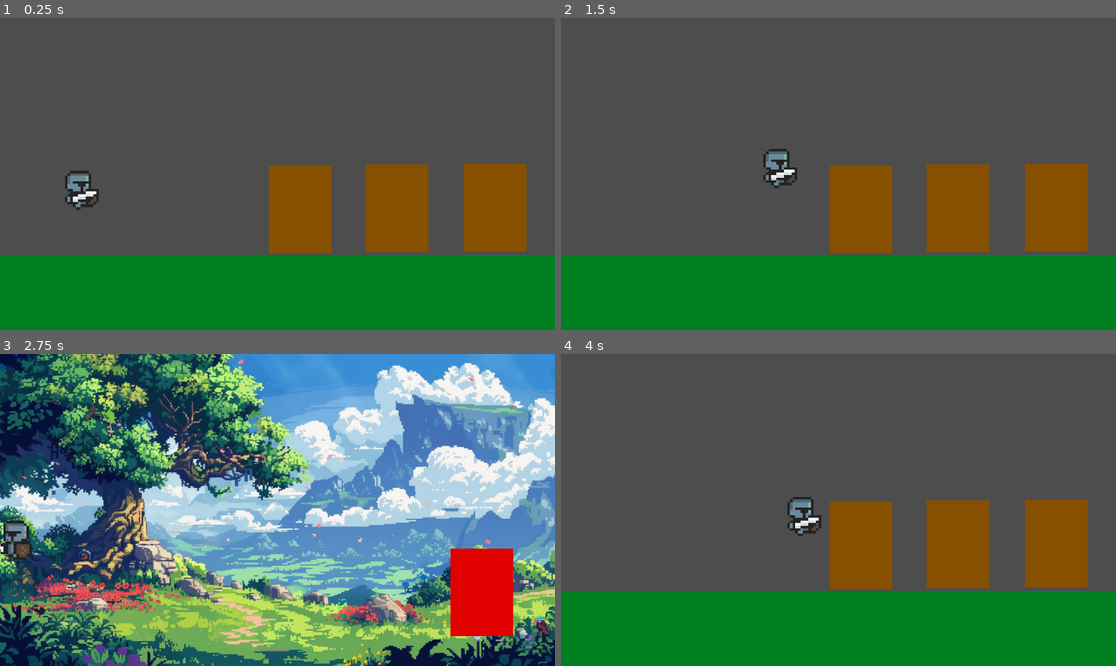
Above: before the commit, frames 1-4 (two rows, left to right).
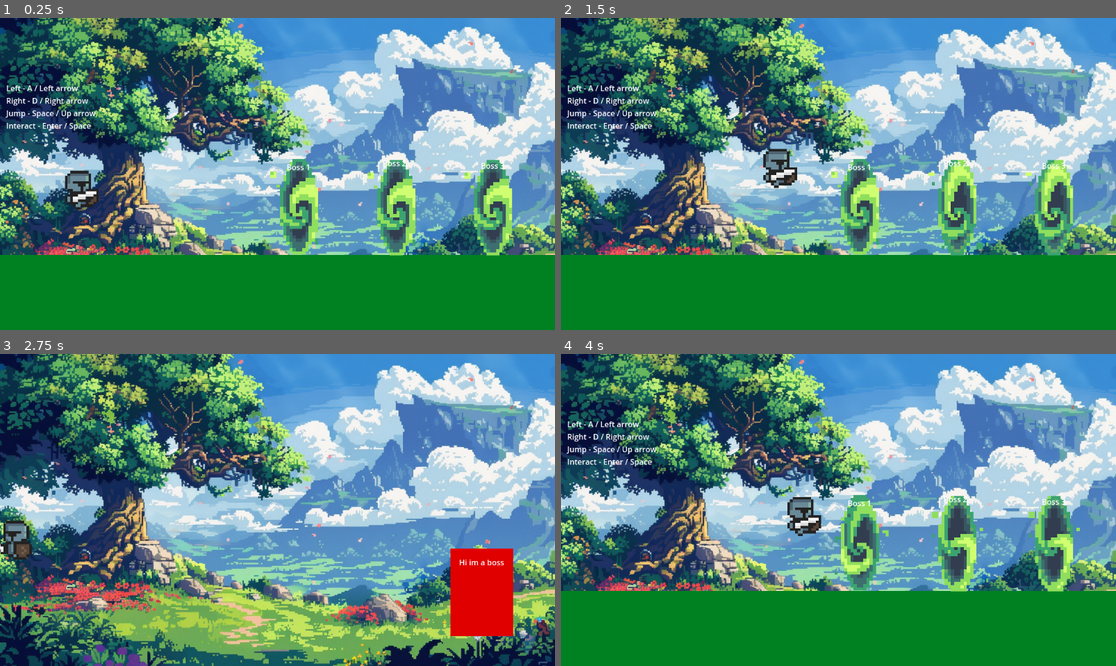
Above: after the commit, the same moments.

Repository: Sam-Gaudet/GameDevProject
Game: Godot game, scene res://Scenes/SamScenesAndScripts/hub.tscn
Same seed, same stepped clock (60 frames per second), same inputs: the game is played once before the commit and once after it. This scene is started directly instead of the project's main scene.
Inputs:
- Up to frame 1 (0.25 s): no input
- Up to frame 2 (1.5 s): tap Enter (ui_accept) at 0.5, 1.35 s; hold Enter (ui_accept) 0.53-1.28 s; hold D (move_right) from 0.53 s (still down); tap Space (jump) at 0.77 s
- Up to frame 3 (2.75 s): tap Space (jump) at 1.52 s; release D (move_right) at 2.03 s; hold A (move_left) from 2.03 s (still down); hold Enter (ui_accept) from 2.03 s (still down)
- Up to frame 4 (4 s): release A (move_left) at 2.78 s; release Enter (ui_accept) at 2.78 s; hold D (move_right) from 2.78 s (still down); tap Enter (ui_accept) at 2.85 s; tap Space (jump) at 3.02, 3.77 s; hold Enter (ui_accept) from 3.53 s (still down)

The runs differ from the first frame. In frame 1, 75% of the frame differs, in the area x 0-100%, y 0-77%; in frame 2, 75%; in frame 3, less than 0.1%; in frame 4, 75%.

Commit message:
Added controls and portals

Diff:
--- a/game-dev-project/Scenes/SamScenesAndScripts/hub.gd
+++ b/game-dev-project/Scenes/SamScenesAndScripts/hub.gd
@@ -4,6 +4,17 @@
 var player_in_door_1 : bool = false
 var player_in_door_2 : bool = false
 var player_in_door_3 : bool = false
+
+# Portal references
+@onready var portal1_anim = $Door1/TestPortal
+@onready var portal2_anim = $Door2/TestPortal
+@onready var portal3_anim = $Door3/TestPortal
+
+func _ready():
+	# Start all portal animations when the scene loads
+	portal1_anim.play("portal")
+	portal2_anim.play("portal")
+	portal3_anim.play("portal")
 
 # Main menu -------------------------------------------
 func _on_main_menu_body_entered(body: Node2D) -> void:
--- a/game-dev-project/Scenes/SamScenesAndScripts/hub.tscn
+++ b/game-dev-project/Scenes/SamScenesAndScripts/hub.tscn
@@ -1,8 +1,10 @@
-[gd_scene load_steps=9 format=3 uid="uid://dkj8ofhjk827m"]
-
-[ext_resource type="Script" path="res://Scenes/SamScenesAndScripts/hub.gd" id="1_bhjrh"]
+[gd_scene load_steps=18 format=3 uid="uid://dkj8ofhjk827m"]
+
+[ext_resource type="Script" uid="uid://ca2xbuqxro322" path="res://Scenes/SamScenesAndScripts/hub.gd" id="1_bhjrh"]
 [ext_resource type="Texture2D" uid="uid://cnig4cnlesawh" path="res://Assets/SamAssets/Placeholder1.png" id="1_ypb1b"]
 [ext_resource type="PackedScene" uid="uid://du5i5alatbswb" path="res://Scenes/SamScenesAndScripts/playerplatformer.tscn" id="2_bhjrh"]
+[ext_resource type="Texture2D" uid="uid://cqaaybjkc8368" path="res://Assets/SamAssets/bg_5.png" id="2_xakg3"]
+[ext_resource type="Texture2D" uid="uid://13xpsaboxi18" path="res://Assets/SamAssets/Dimensional_Portal.png" id="4_cxyaf"]
 
 [sub_resource type="RectangleShape2D" id="RectangleShape2D_aj2dl"]
 size = Vector2(1168, 180)
@@ -19,8 +21,63 @@
 [sub_resource type="RectangleShape2D" id="RectangleShape2D_o5gap"]
 size = Vector2(178, 198.25)
 
+[sub_resource type="AtlasTexture" id="AtlasTexture_dmd4q"]
+atlas = ExtResource("4_cxyaf")
+region = Rect2(0, 0, 32, 32)
+
+[sub_resource type="AtlasTexture" id="AtlasTexture_o5gap"]
+atlas = ExtResource("4_cxyaf")
+region = Rect2(32, 0, 32, 32)
+
+[sub_resource type="AtlasTexture" id="AtlasTexture_md1j0"]
+atlas = ExtResource("4_cxyaf")
+region = Rect2(64, 0, 32, 32)
+
+[sub_resource type="AtlasTexture" id="AtlasTexture_dwfiy"]
+atlas = ExtResource("4_cxyaf")
+region = Rect2(0, 32, 32, 32)
+
+[sub_resource type="AtlasTexture" id="AtlasTexture_2g51e"]
+atlas = ExtResource("4_cxyaf")
+region = Rect2(32, 32, 32, 32)
+
+[sub_resource type="AtlasTexture" id="AtlasTexture_g6csd"]
+atlas = ExtResource("4_cxyaf")
+region = Rect2(64, 32, 32, 32)
+
+[sub_resource type="SpriteFrames" id="SpriteFrames_pnljh"]
+animations = [{
+"frames": [{
+"duration": 1.0,
+"texture": SubResource("AtlasTexture_dmd4q")
+}, {
+"duration": 1.0,
+"texture": SubResource("AtlasTexture_o5gap")
+}, {
+"duration": 1.0,
+"texture": SubResource("AtlasTexture_md1j0")
+}, {
+"duration": 1.0,
+"texture": SubResource("AtlasTexture_dwfiy")
+}, {
+"duration": 1.0,
+"texture": SubResource("AtlasTexture_2g51e")
+}, {
+"duration": 1.0,
+"texture": SubResource("AtlasTexture_g6csd")
+}],
+"loop": true,
+"name": &"portal",
+"speed": 5.0
+}]
+
 [node name="Hub" type="Node2D"]
 script = ExtResource("1_bhjrh")
+
+[node name="Sprite2D" type="Sprite2D" parent="."]
+position = Vector2(590, 319)
+scale = Vector2(0.823529, 0.823529)
+texture = ExtResource("2_xakg3")
 
 [node name="Floor" type="StaticBody2D" parent="."]
 collision_layer = 4
@@ -57,11 +114,27 @@
 shape = SubResource("RectangleShape2D_o5gap")
 
 [node name="Door1Sprite" type="Sprite2D" parent="Door1"]
+visible = false
 modulate = Color(0.528003, 0.31351, 9.62615e-08, 1)
 position = Vector2(623.25, 397.87)
 scale = Vector2(0.800614, 0.800614)
 texture = ExtResource("1_ypb1b")
 
+[node name="TestPortal" type="AnimatedSprite2D" parent="Door1"]
+texture_filter = 1
+position = Vector2(614, 392)
+scale = Vector2(6.61719, 6.61719)
+sprite_frames = SubResource("SpriteFrames_pnljh")
+animation = &"portal"
+frame_progress = 0.267573
+
+[node name="Boss" type="Label" parent="Door1"]
+offset_left = 595.0
+offset_top = 298.0
+offset_right = 645.0
+offset_bottom = 321.0
+text = "Boss 1"
+
 [node name="Door2" type="Area2D" parent="."]
 position = Vector2(187, -6)
 collision_layer = 2
@@ -71,11 +144,27 @@
 shape = SubResource("RectangleShape2D_o5gap")
 
 [node name="Door2Sprite" type="Sprite2D" parent="Door2"]
+visible = false
 modulate = Color(0.528003, 0.31351, 9.62615e-08, 1)
 position = Vector2(637.25, 400.87)
 scale = Vector2(0.800614, 0.800614)
 texture = ExtResource("1_ypb1b")
 
+[node name="TestPortal" type="AnimatedSprite2D" parent="Door2"]
+texture_filter = 1
+position = Vector2(629, 400)
+scale = Vector2(6.61719, 6.61719)
+sprite_frames = SubResource("SpriteFrames_pnljh")
+animation = &"portal"
+frame_progress = 0.548532
+
+[node name="Boss" type="Label" parent="Door2"]
+offset_left = 607.0
+offset_top = 296.0
+offset_right = 657.0
+offset_bottom = 319.0
+text = "Boss 2"
+
 [node name="Door3" type="Area2D" parent="."]
 position = Vector2(374, -12)
 collision_layer = 2
@@ -85,14 +174,40 @@
 shape = SubResource("RectangleShape2D_o5gap")
 
 [node name="Door3Sprite" type="Sprite2D" parent="Door3"]
+visible = false
 modulate = Color(0.528003, 0.31351, 9.62615e-08, 1)
 position = Vector2(654.25, 405.87)
 scale = Vector2(0.800614, 0.800614)
 texture = ExtResource("1_ypb1b")
 
+[node name="TestPortal" type="AnimatedSprite2D" parent="Door3"]
+texture_filter = 1
+position = Vector2(643, 406)
+scale = Vector2(6.61719, 6.61719)
+sprite_frames = SubResource("SpriteFrames_pnljh")
+animation = &"portal"
+frame_progress = 0.548532
+
+[node name="Boss" type="Label" parent="Door3"]
+offset_left = 624.0
+offset_top = 307.0
+offset_right = 674.0
+offset_bottom = 330.0
+text = "Boss 3"
+
 [node name="PlayerPlatformer" parent="." instance=ExtResource("2_bhjrh")]
 position = Vector2(161, 315)
 collision_mask = 6
+
+[node name="Controls" type="Label" parent="."]
+offset_left = 13.0
+offset_top = 134.0
+offset_right = 199.0
+offset_bottom = 235.0
+text = "Left - A / Left arrow
+Right - D / Right arrow
+Jump - Space / Up arrow
+Interact - Enter / Space"
 
 [connection signal="body_entered" from="MainMenu" to="." method="_on_main_menu_body_entered"]
 [connection signal="body_exited" from="MainMenu" to="." method="_on_main_menu_body_exited"]
--- a/game-dev-project/Scenes/SamScenesAndScripts/platformer1.tscn
+++ b/game-dev-project/Scenes/SamScenesAndScripts/platformer1.tscn
@@ -43,6 +43,13 @@
 position = Vector2(997.25, 402.12)
 shape = SubResource("RectangleShape2D_g358o")
 
+[node name="Label" type="Label" parent="Boss1"]
+offset_left = 953.0
+offset_top = 324.0
+offset_right = 1047.0
+offset_bottom = 347.0
+text = "Hi im a boss"
+
 [node name="Floor" type="StaticBody2D" parent="."]
 position = Vector2(0, 97)
 
--- a/game-dev-project/Scenes/SamScenesAndScripts/platformer2.tscn
+++ b/game-dev-project/Scenes/SamScenesAndScripts/platformer2.tscn
@@ -1,8 +1,9 @@
-[gd_scene load_steps=9 format=3 uid="uid://8r21imrjgorp"]
+[gd_scene load_steps=10 format=3 uid="uid://8r21imrjgorp"]
 
 [ext_resource type="Texture2D" uid="uid://cnig4cnlesawh" path="res://Assets/SamAssets/Placeholder1.png" id="1_h41p6"]
 [ext_resource type="Script" path="res://Scenes/SamScenesAndScripts/platformer_logic.gd" id="1_qj7cj"]
 [ext_resource type="PackedScene" uid="uid://du5i5alatbswb" path="res://Scenes/SamScenesAndScripts/playerplatformer.tscn" id="2_qj7cj"]
+[ext_resource type="Texture2D" uid="uid://cqaaybjkc8368" path="res://Assets/SamAssets/bg_5.png" id="2_wpnnp"]
 
 [sub_resource type="RectangleShape2D" id="RectangleShape2D_g358o"]
 size = Vector2(102, 172.5)
@@ -22,6 +23,11 @@
 [node name="Platformer2" type="Node2D"]
 script = ExtResource("1_qj7cj")
 
+[node name="Sprite2D" type="Sprite2D" parent="."]
+position = Vector2(590, 319)
+scale = Vector2(0.823529, 0.823529)
+texture = ExtResource("2_wpnnp")
+
 [node name="Boss2" type="Area2D" parent="."]
 
 [node name="Boss2Sprite" type="Sprite2D" parent="Boss2"]
@@ -34,9 +40,17 @@
 position = Vector2(997.25, 402.12)
 shape = SubResource("RectangleShape2D_g358o")
 
+[node name="Label" type="Label" parent="Boss2"]
+offset_left = 953.0
+offset_top = 324.0
+offset_right = 1047.0
+offset_bottom = 347.0
+text = "Hi im a boss"
+
 [node name="Floor" type="StaticBody2D" parent="."]
 
 [node name="FloorSprite" type="Sprite2D" parent="Floor"]
+visible = false
 modulate = Color(0, 0.505882, 0.129412, 1)
 position = Vector2(580, 613)
 scale = Vector2(7.6319, 1.06388)
--- a/game-dev-project/Scenes/SamScenesAndScripts/platformer3.tscn
+++ b/game-dev-project/Scenes/SamScenesAndScripts/platformer3.tscn
@@ -1,7 +1,8 @@
-[gd_scene load_steps=9 format=3 uid="uid://cv4pj7011cc60"]
+[gd_scene load_steps=10 format=3 uid="uid://cv4pj7011cc60"]
 
 [ext_resource type="Script" path="res://Scenes/SamScenesAndScripts/platformer_logic.gd" id="1_tpqbk"]
 [ext_resource type="Texture2D" uid="uid://cnig4cnlesawh" path="res://Assets/SamAssets/Placeholder1.png" id="2_jekxf"]
+[ext_resource type="Texture2D" uid="uid://cqaaybjkc8368" path="res://Assets/SamAssets/bg_5.png" id="2_r4n7g"]
 [ext_resource type="PackedScene" uid="uid://du5i5alatbswb" path="res://Scenes/SamScenesAndScripts/playerplatformer.tscn" id="3_r4n7g"]
 
 [sub_resource type="RectangleShape2D" id="RectangleShape2D_g358o"]
@@ -22,6 +23,11 @@
 [node name="Platformer3" type="Node2D"]
 script = ExtResource("1_tpqbk")
 
+[node name="Sprite2D" type="Sprite2D" parent="."]
+position = Vector2(590, 319)
+scale = Vector2(0.823529, 0.823529)
+texture = ExtResource("2_r4n7g")
+
 [node name="Boss3" type="Area2D" parent="."]
 
 [node name="Boss3Sprite" type="Sprite2D" parent="Boss3"]
@@ -34,9 +40,17 @@
 position = Vector2(997.25, 402.12)
 shape = SubResource("RectangleShape2D_g358o")
 
+[node name="Label" type="Label" parent="Boss3"]
+offset_left = 959.0
+offset_top = 323.0
+offset_right = 1053.0
+offset_bottom = 346.0
+text = "Hi im a boss"
+
 [node name="Floor" type="StaticBody2D" parent="."]
 
 [node name="FloorSprite" type="Sprite2D" parent="Floor"]
+visible = false
 modulate = Color(0, 0.505882, 0.129412, 1)
 position = Vector2(580, 613)
 scale = Vector2(7.6319, 1.06388)
Binary file added: game-dev-project/Assets/SamAssets/Dimensional_Portal.png
Not shown, added: game-dev-project/Assets/SamAssets/Dimensional_Portal.png.import
Not shown, changed: game-dev-project/README.md
